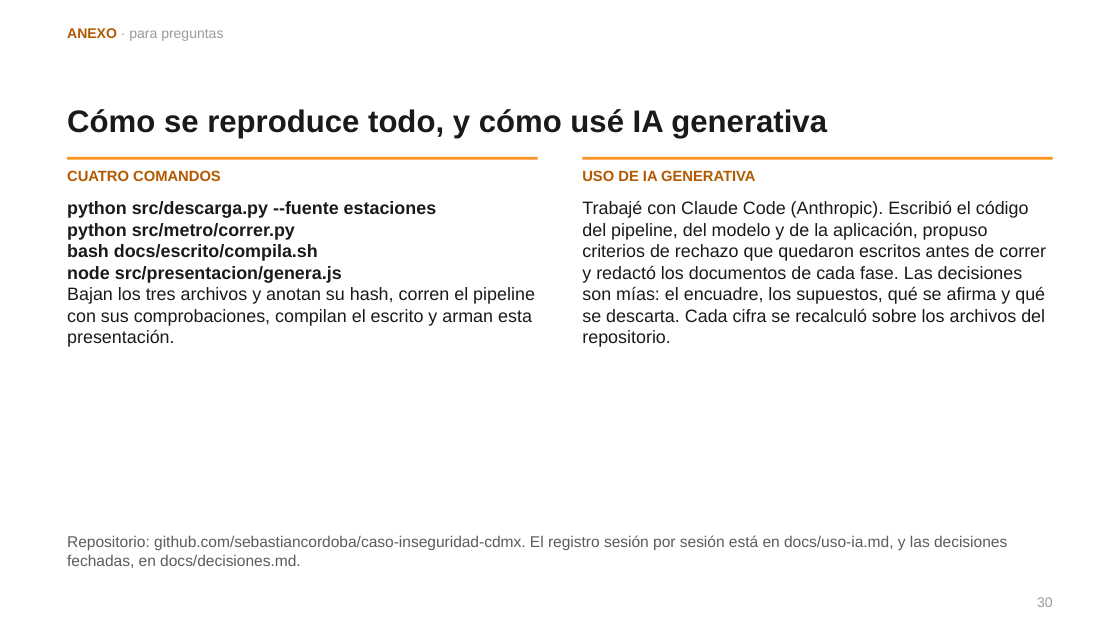
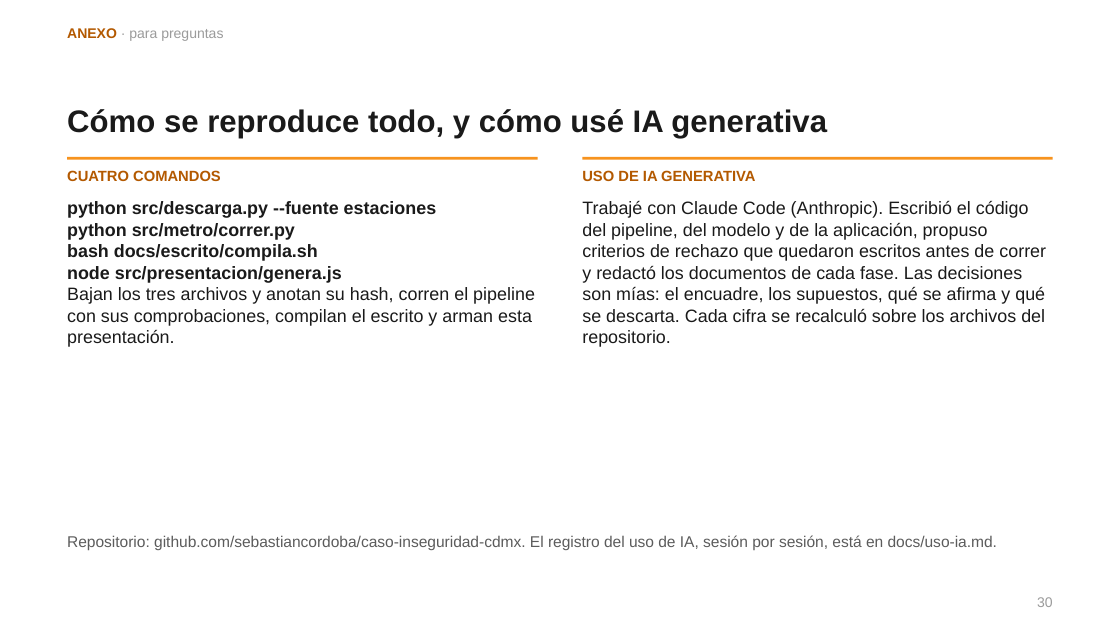
Before and after one commit to sebastiancordoba/caso-inseguridad-cdmx, a slide deck: slide 30 of docs/presentacion/presentacion.pptx. Drawn at 1120x630 pixels with LibreOffice and Linux fonts; fonts in the diff are those of the drawing. Boxes give left, top, right and bottom in pixels: in the first picture for what was removed or moved away, otherwise in the second. Text is boxed around its words. In the diff, an @@ line names an element or a change of style, - is before the commit and + after.

```diff
--- a/docs/presentacion/presentacion.pptx
+++ b/docs/presentacion/presentacion.pptx
@@ text at bbox=[67, 535, 997, 550]: text changed @@
-Repositorio: github.com/sebastiancordoba/caso-inseguridad-cdmx. El registro sesión por sesión está en docs/uso-ia.md, y las decisiones fechadas, en docs/decisiones.md.
+Repositorio: github.com/sebastiancordoba/caso-inseguridad-cdmx. El registro del uso de IA, sesión por sesión, está en docs/uso-ia.md.
```
Also in this commit, not shown: 3 other slides changed, 7 other files.
